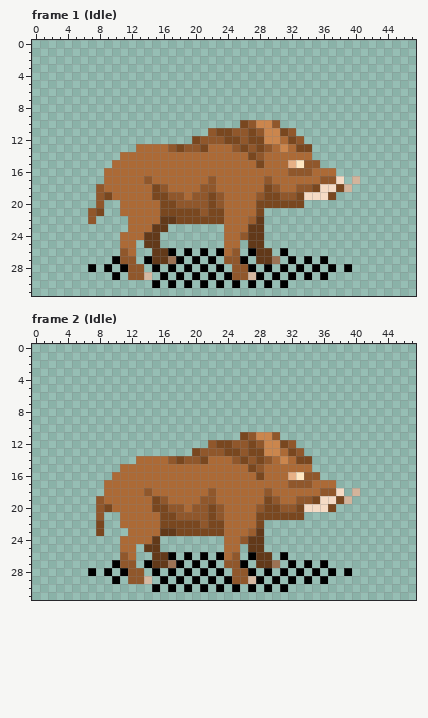
Pixel-art file, stored at res/gfx/enemies/boar.ase. Above is the file before it was changed.
48x32 pixels, 36 frames. Shown: frame 1 (Idle), frame 2 (Idle). The commit also changed other frames, which this record leaves out.
Once edited:
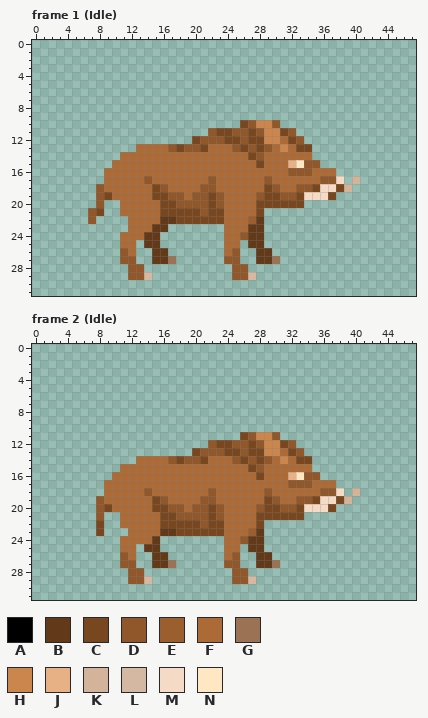
Palette (. is transparent): A #000000  B #623919  C #79471f  D #90572b  E #9a5e2f  F #ac6a36  G #9c7254  H #cb864d  J #e7b085  K #d3b49b  L #d5b8a1  M #f5dbc5  N #ffe7c3
From old to new:
layer "Sombra" now hidden
Frame 1 (Idle):
The author cleared colour A in row 26 at x 17, 19, 21, 23, 27 and 31; in row 27 at x 10, 14, 18, 20, 22, 26, 32, 34 and 36; in row 28 at x 7, 9, 11, 15, 17, 19, 21, 23, 27, 29, 31, 33, 35, 37 and 39; in row 29 at x 10, 16, 18, 20, 22, 24, 28, 30, 32, 34 and 36; in row 30 at x 15, 17, 19, 21, 23, 25, 27, 29 and 31.
Frame 2 (Idle): the same change as frame 1 (Idle)
